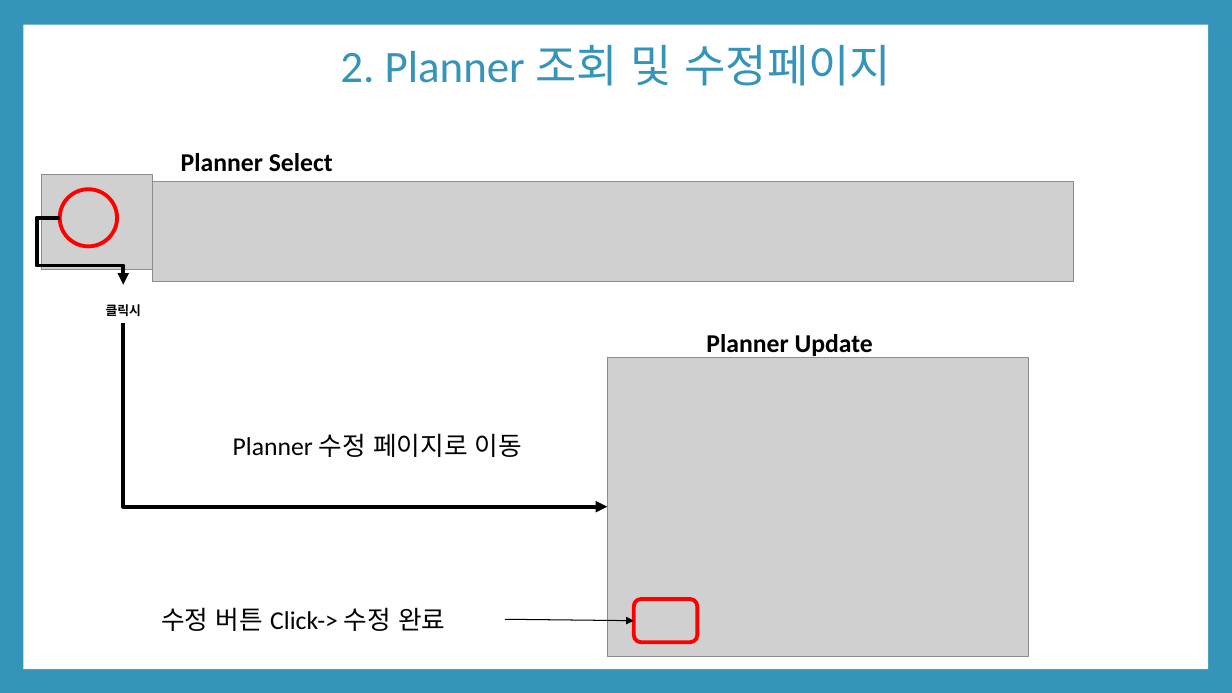
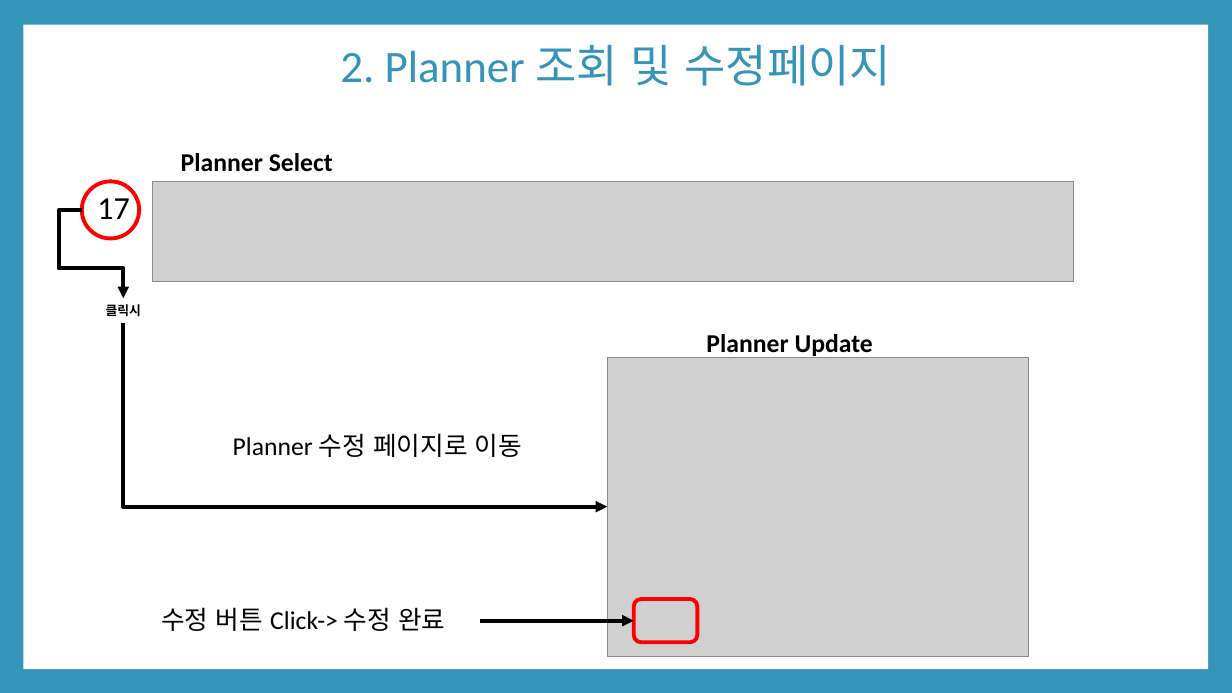
Before and after one commit to KIMGACHE/JourneyPlanner, a slide deck: slide 3 of 서버프로그램 구현 시험.pptx. Drawn at 1232x693 pixels with LibreOffice and Linux fonts; fonts in the diff are those of the drawing; grey boxes stand for pictures. Boxes give left, top, right and bottom in pixels: in the first picture for what was removed or moved away, otherwise in the second. Text is boxed around its words. In the diff, an @@ line names an element or a change of style, - is before the commit and + after.

```diff
--- a/서버프로그램 구현 시험.pptx
+++ b/서버프로그램 구현 시험.pptx
@@ picture removed at [42, 174, 152, 269] @@
@@ ellipse: place and size @@
-ellipse at [60, 189, 117, 247]
+ellipse at [81, 181, 139, 238]
@@ text added at [97, 198, 129, 219], 25 pt, text #000000 @@
+17
@@ elbow arrow moved from (60, 218) - (123, 285) to (81, 210) - (123, 299) @@
@@ arrow moved from (505, 619) - (634, 621) to (480, 621) - (634, 621) @@
@@ arrow (480, 621) - (634, 621): stroke #000000 0.79 pt to #000000 3 pt @@
```
Also in this commit, not shown: 3 other slides changed.
